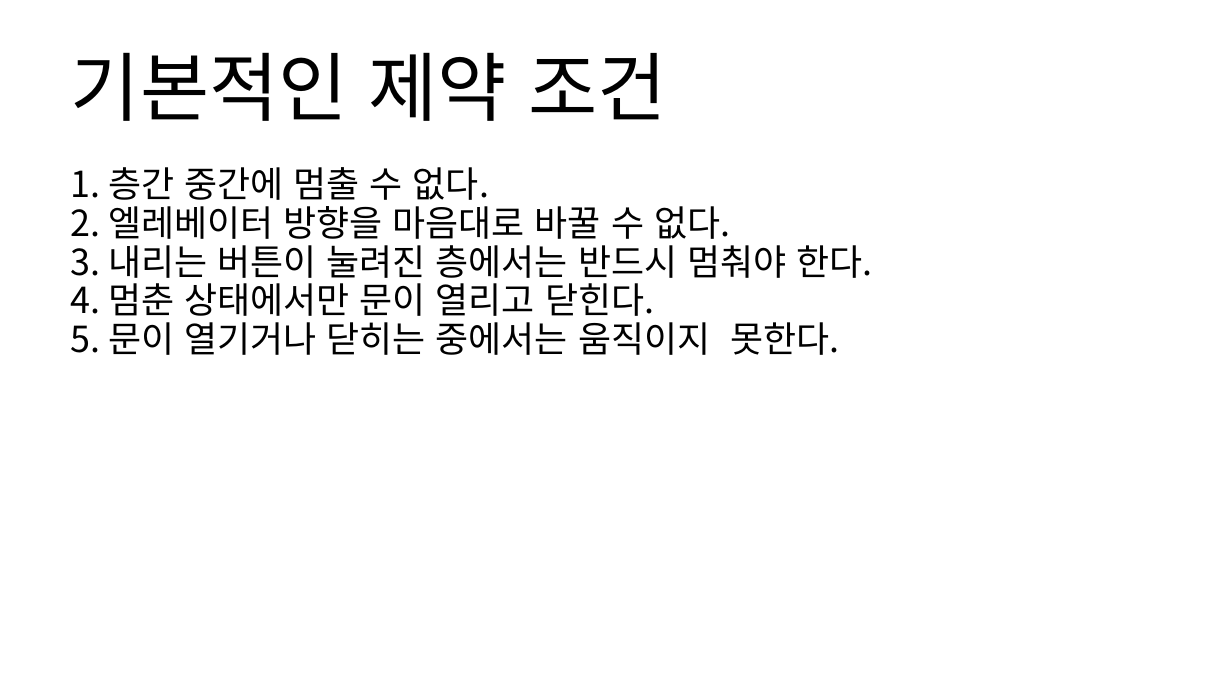
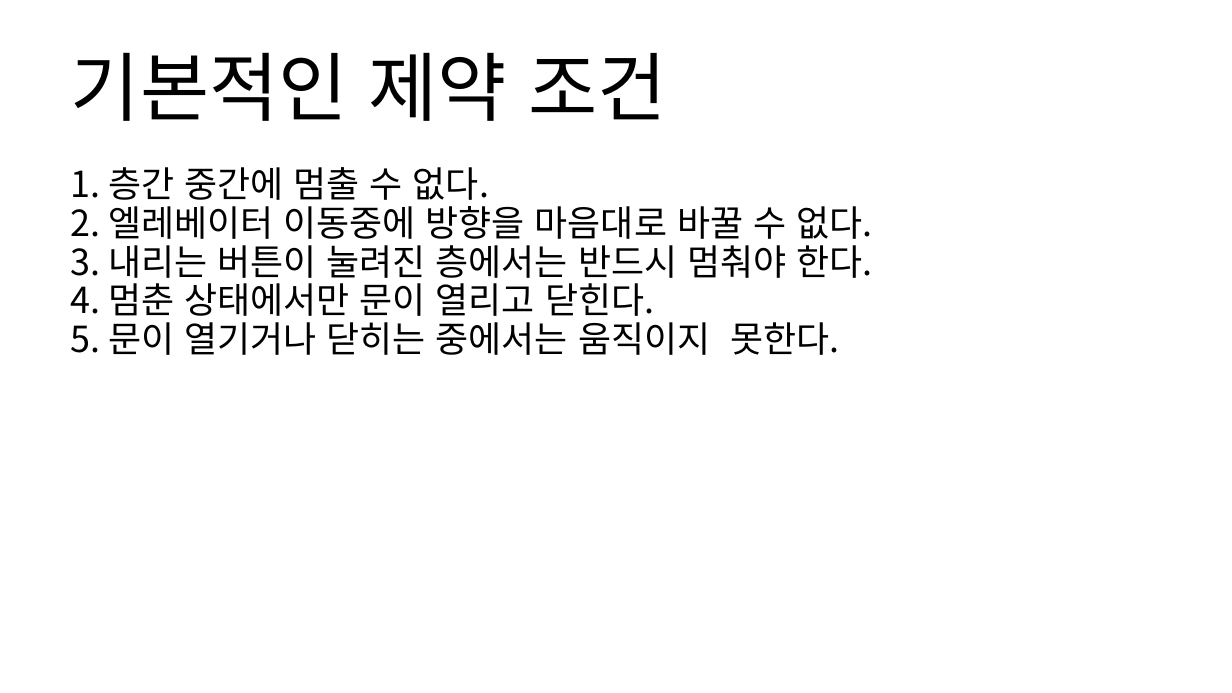
Before and after one commit to elevator-rl/elevator_env, a slide deck: slide 4 of Elevator환경.pptx. Drawn at 1232x693 pixels with LibreOffice and Linux fonts; fonts in the diff are those of the drawing. Boxes give left, top, right and bottom in pixels: in the first picture for what was removed or moved away, otherwise in the second. Text is boxed around its words. In the diff, an @@ line names an element or a change of style, - is before the commit and + after.

```diff
--- a/Elevator환경.pptx
+++ b/Elevator환경.pptx
@@ text at [71,206,872,246]: text changed @@
-2. 엘레베이터 방향을 마음대로 바꿀 수 없다.
+2. 엘레베이터 이동중에 방향을 마음대로 바꿀 수 없다.
```
Also in this commit, not shown: 4 other slides changed.
